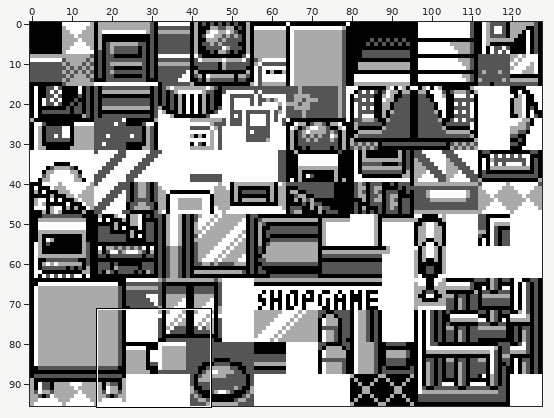
Two versions of one sprite sheet, gfx/tilesets/gate.png. The first picture is a wide view before the edit; the outline marks the close-up.
Close-up. Earlier state:
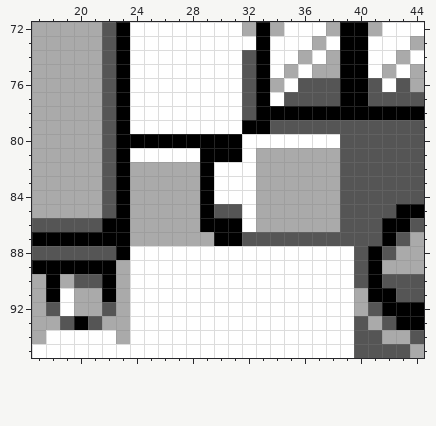
The file is 128x96 pixels. Shown: x 17..44, y 72..95.
Once edited:
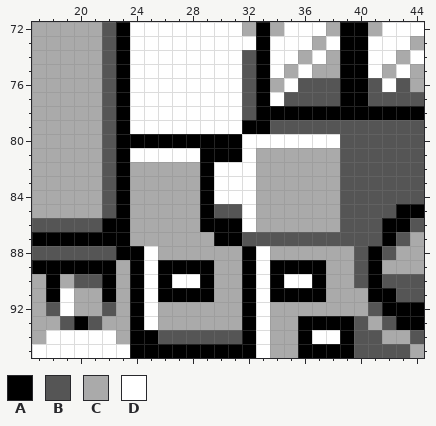
Palette (. is transparent): A #000000  B #555555  C #aaaaaa  D #ffffff
Edits made:
y 88: x 24 D -> A; x 26..32 DDDDDDD -> CCCCCCA; x 34..39 DDDDDD -> CCCCCC
y 89: x 24 D -> A; x 26..32 DDDDDDD -> AAAACCA; x 34..39 DDDDDD -> AAAACC
y 90: x 24 D -> A; x 26 D -> A; x 29..32 DDDD -> ACCA; x 34 D -> A; x 37..39 DDD -> ACC
y 91: x 24 D -> A; x 26..32 DDDDDDD -> AAAACCA; x 34..39 DDDDDD -> AAAACC
y 92: x 24 D -> A; x 26..32 DDDDDDD -> CCCCCCA; x 34..39 DDDDDD -> CCCCCC
y 93: x 24 D -> A; x 26..32 DDDDDDD -> CCCCCCA; x 34..39 DDDDDD -> CCAAAA
y 94: x 24..32 DDDDDDDDD -> AABBBBBBA; x 34..36 DDD -> CCA; x 39 D -> A
y 95: x 24..32 DDDDDDDDD -> AAAAAAAAA; x 34..39 DDDDDD -> CCAAAA
